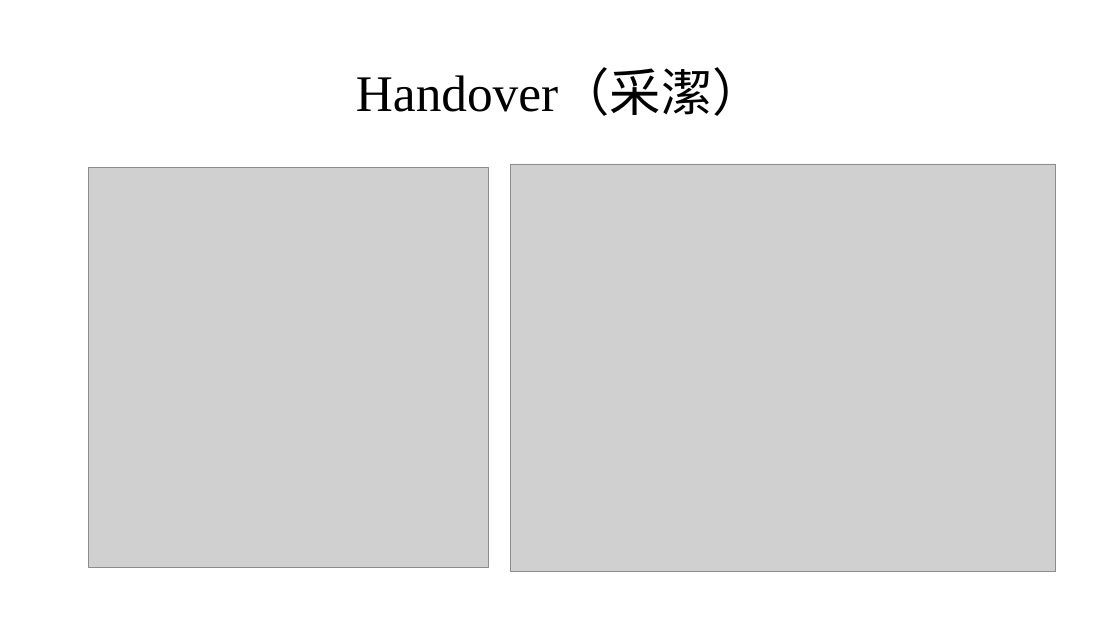
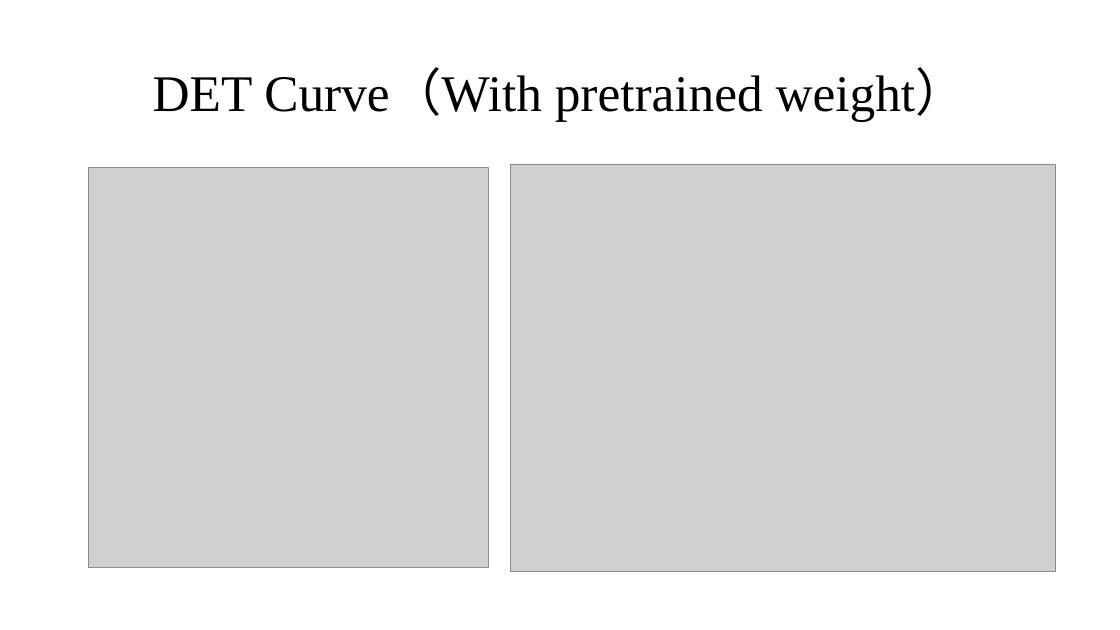
Before and after one commit to a20082307/meeting_report, a slide deck: slide 5 of 916個咪.pptx. Drawn at 1120x630 pixels with LibreOffice and Linux fonts; fonts in the diff are those of the drawing; grey boxes stand for pictures. Boxes give left, top, right and bottom in pixels: in the first picture for what was removed or moved away, otherwise in the second. Text is boxed around its words. In the diff, an @@ line names an element or a change of style, - is before the commit and + after.

```diff
--- a/916個咪.pptx
+++ b/916個咪.pptx
@@ title at [153, 70, 968, 121]: text changed @@
-Handover（采潔）
+DET Curve（With pretrained weight）
```
Also in this commit, not shown: 5 other slides changed, 2 other files.
